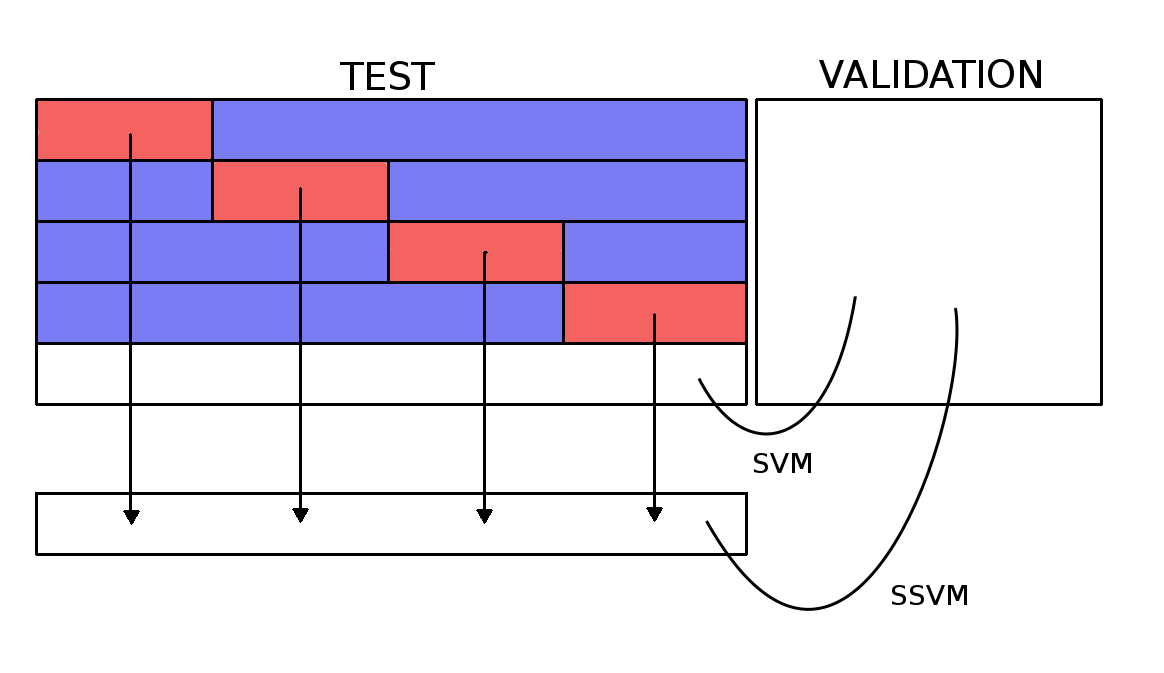
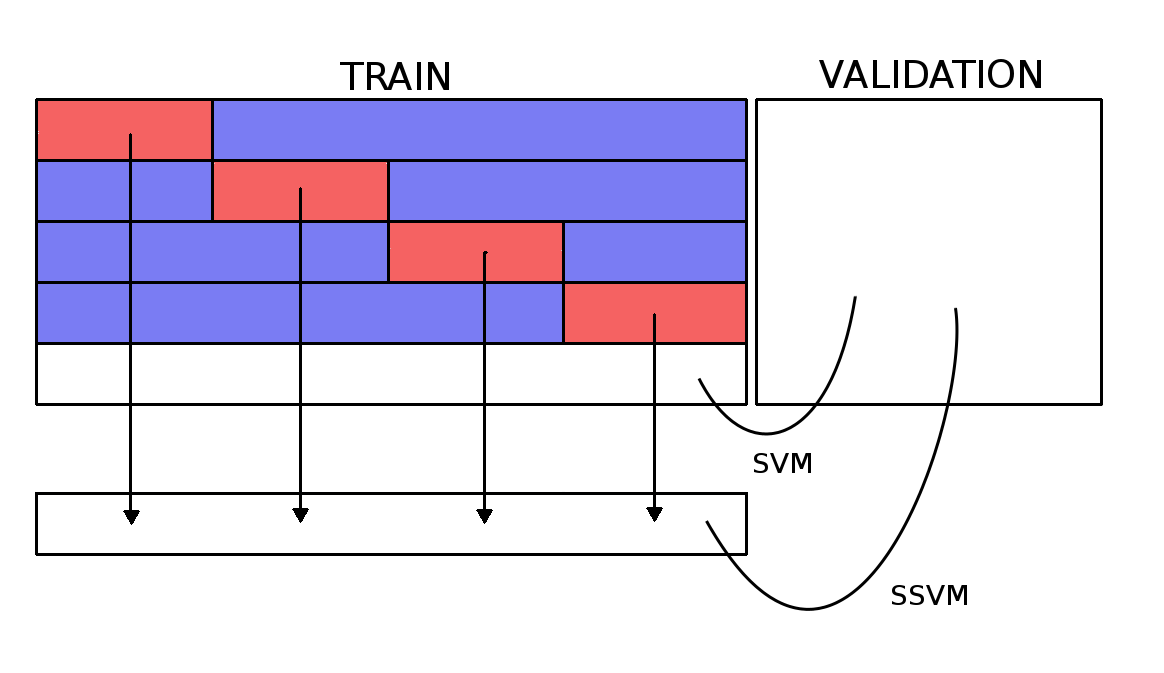
The second 1164 x 673 image is a revision of the first. Changes to its layers:
renamed "TEST" to "TRAIN", painted on it over [371, 61, 449, 90]
